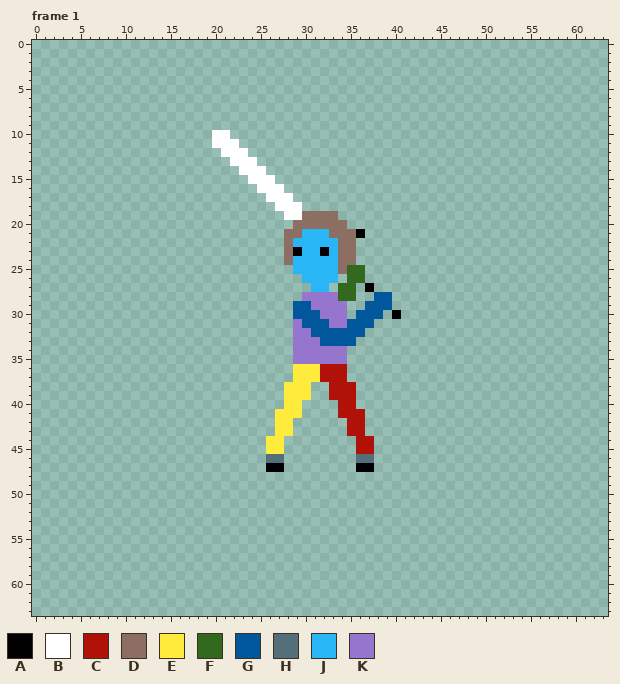
One commit to this pixel-art file: The Fallen Guardian/Assets/Art/Characters/Player/_Sword/Player_Sword_BasicAttack_Left.aseprite. Above, as it was before the edit.
64x64 pixels, 8 frames. Shown: frame 1. The commit also changed other frames, which this record leaves out.
Palette (. is transparent): A #000000  B #ffffff  C #b0120a  D #8d6e63  E #ffeb3b  F #33691e  G #01579b  H #546e7a  J #29b6f6  K #9575cd
After:
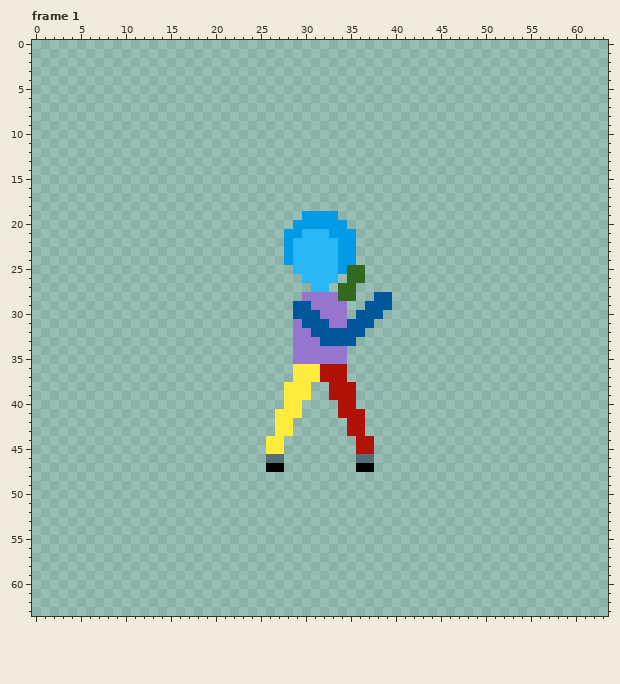
Change:
layer "Weapons/Sword" now hidden
layer "Eyes/Eyes 0" now hidden
layer "Hair/Hair 0" now hidden
@@ palette @@
-D #8d6e63
+D #039be5
--- frame 1
@@ x 18..38 @@
  9 .....................
-10 ..BB.................
-11 ..BBB................
-12 ...BBB...............
-13 ....BBB..............
-14 .....BBB.............
-15 ......BBB............
-16 .......BBB...........
-17 ........BBB..........
-18 .........BBB.........
-19 ..........BBDDDD.....
+10 .....................
+11 .....................
+12 .....................
+13 .....................
+14 .....................
+15 .....................
+16 .....................
+17 .....................
+18 .....................
+19 ............DDDD.....
 20 ...........DDDDDD....
-21 ..........DDJJJDDDA..
+21 ..........DDJJJDDD...
 22 ..........DJJJJJDD...
-23 ..........DAJJAJDD...
+23 ..........DJJJJJDD...
 24 ..........DJJJJJDD...
@@ x 35..42 @@
 26 FF......
-27 F.A.....
+27 F.......
 28 F..GG...
 29 ..GGG...
-30 .GGG.A..
+30 .GGG....
 31 GGG.....
Pixel boxes of the changes (left, top, right, bottom) in both pictures:
changed: (212, 130, 401, 319)
